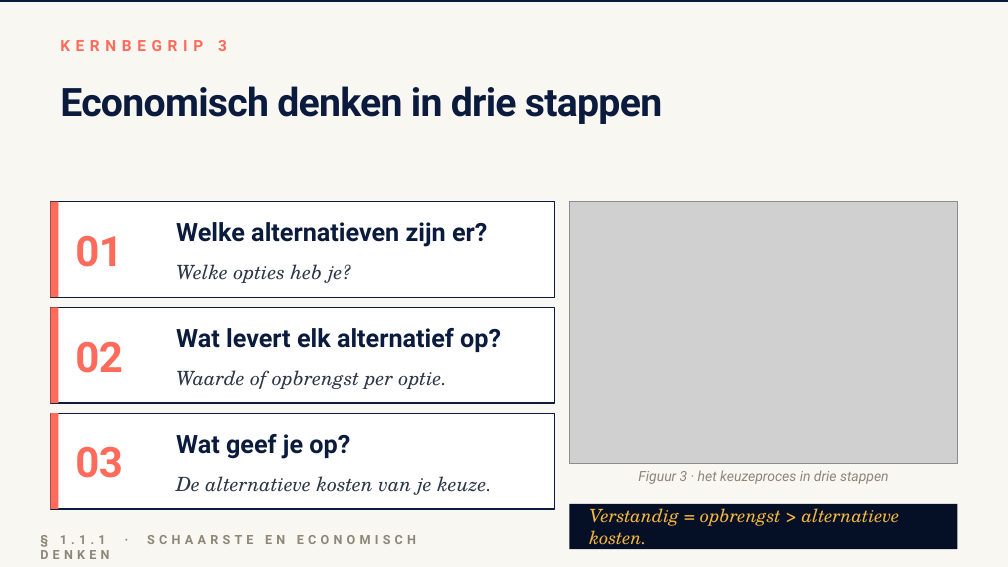
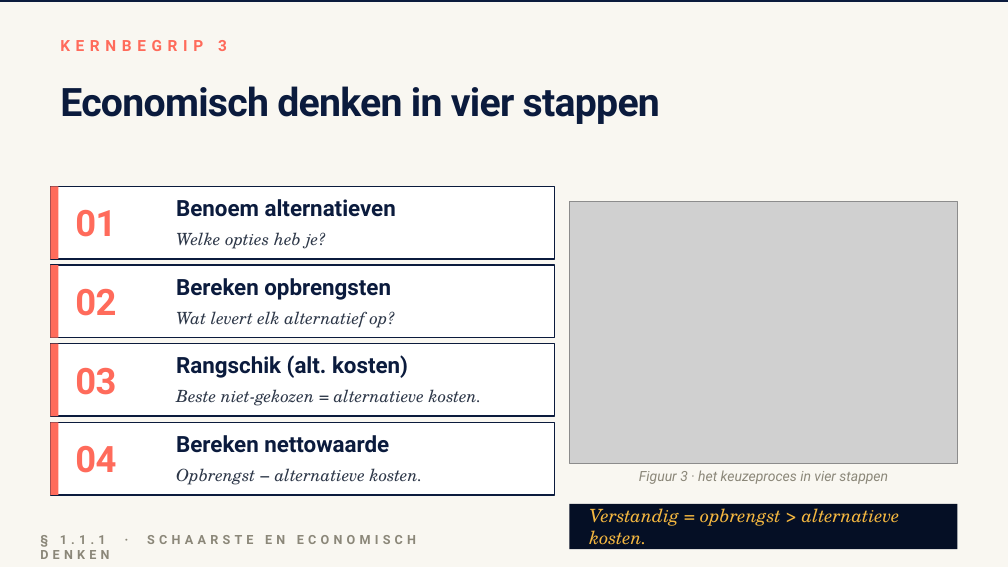
Before and after one commit to meijer1973/4veco-lessen, a slide deck: slide 5 of Boek 1 - Grondslagen, vraag en aanbod/1.1 Hoofdstuk Economisch denken en rekenen/1.1.1 Schaarste en economisch denken/1.1.1 Schaarste en economisch denken – presentatie.pptx. Drawn at 1008x567 pixels with LibreOffice and Linux fonts; fonts in the diff are those of the drawing; grey boxes stand for pictures. Boxes give left, top, right and bottom in pixels: in the first picture for what was removed or moved away, otherwise in the second. Text is boxed around its words. In the diff, an @@ line names an element or a change of style, - is before the commit and + after.

```diff
--- a/Boek 1 - Grondslagen, vraag en aanbod/1.1 Hoofdstuk Economisch denken en rekenen/1.1.1 Schaarste en economisch denken/1.1.1 Schaarste en economisch denken – presentatie.pptx
+++ b/Boek 1 - Grondslagen, vraag en aanbod/1.1 Hoofdstuk Economisch denken en rekenen/1.1.1 Schaarste en economisch denken/1.1.1 Schaarste en economisch denken – presentatie.pptx
@@ text at box(60, 86, 660, 124): text changed @@
-Economisch denken in drie stappen
+Economisch denken in vier stappen
@@ rectangle: place and size @@
-rectangle at box(50, 202, 554, 297)
+rectangle at box(50, 186, 554, 259)
@@ rectangle: place and size @@
-rectangle at box(50, 202, 58, 297)
+rectangle at box(50, 186, 58, 259)
@@ text "01": place and size @@
-text "01" at box(75, 236, 122, 267)
+text "01" at box(75, 210, 116, 237)
@@ text at box(176, 199, 396, 217): text changed; size 18 to 16 pt @@
-Welke alternatieven zijn er?
+Benoem alternatieven
@@ text "Welke opties heb je?": place and size @@
-text "Welke opties heb je?" at box(176, 264, 352, 283)
+text "Welke opties heb je?" at box(176, 232, 326, 249)
@@ text "Welke opties heb je?" at box(176, 232, 326, 249): size 14 to 12 pt @@
@@ rectangle added at box(50, 265, 554, 338), fill #FFFFFF, outline #0B1B3D 1 pt @@
@@ rectangle added at box(50, 265, 58, 338), fill #FF6B5B @@
@@ text "02": place and size @@
-text "02" at box(75, 341, 122, 373)
+text "02" at box(75, 289, 116, 316)
@@ text added at box(176, 278, 391, 300), 16 pt, text #0B1B3D, bold @@
+Bereken opbrengsten
@@ text "Wat levert elk alternatief op?": place and size @@
-text "Wat levert elk alternatief op?" at box(176, 328, 501, 352)
+text "Wat levert elk alternatief op?" at box(176, 311, 395, 328)
@@ text "Wat levert elk alternatief op?" at box(176, 311, 395, 328): size 18 to 12 pt, font Roboto to TeX Gyre Schola, text colour #0B1B3D to #2D3748, bold off, italic on @@
@@ rectangle: place and size @@
-rectangle at box(50, 307, 554, 403)
+rectangle at box(50, 344, 554, 416)
@@ rectangle: place and size @@
-rectangle at box(50, 307, 58, 403)
+rectangle at box(50, 344, 58, 416)
@@ size 30 to 26 pt in 3 elements at box(75, 210, 116, 237), box(75, 289, 116, 316), box(75, 368, 116, 395) @@
@@ text "03": place and size @@
-text "03" at box(75, 446, 122, 478)
+text "03" at box(75, 368, 116, 395)
@@ text added at box(176, 355, 408, 378), 16 pt, text #0B1B3D, bold @@
+Rangschik (alt. kosten)
@@ text removed at box(176, 370, 447, 389) @@
-Waarde of opbrengst per optie.
@@ text added at box(176, 389, 482, 406), 12 pt, text #2D3748, italic @@
+Beste niet-gekozen = alternatieve kosten.
@@ rectangle: place and size @@
-rectangle at box(50, 413, 554, 509)
+rectangle at box(50, 422, 554, 495)
@@ rectangle: place and size @@
-rectangle at box(50, 413, 58, 509)
+rectangle at box(50, 422, 58, 495)
@@ text added at box(75, 446, 116, 473), 26 pt, text #FF6B5B, bold @@
+04
@@ text removed at box(176, 434, 350, 459) @@
-Wat geef je op?
@@ text added at box(176, 435, 389, 453), 16 pt, text #0B1B3D, bold @@
+Bereken nettowaarde
@@ text at box(176, 468, 423, 485): text changed; size 14 to 12 pt @@
-De alternatieve kosten van je keuze.
+Opbrengst − alternatieve kosten.
@@ text at box(639, 470, 888, 484): text changed @@
-Figuur 3 · het keuzeproces in drie stappen
+Figuur 3 · het keuzeproces in vier stappen
```
Also in this commit, not shown: 1 other slide changed, 58 other files.
